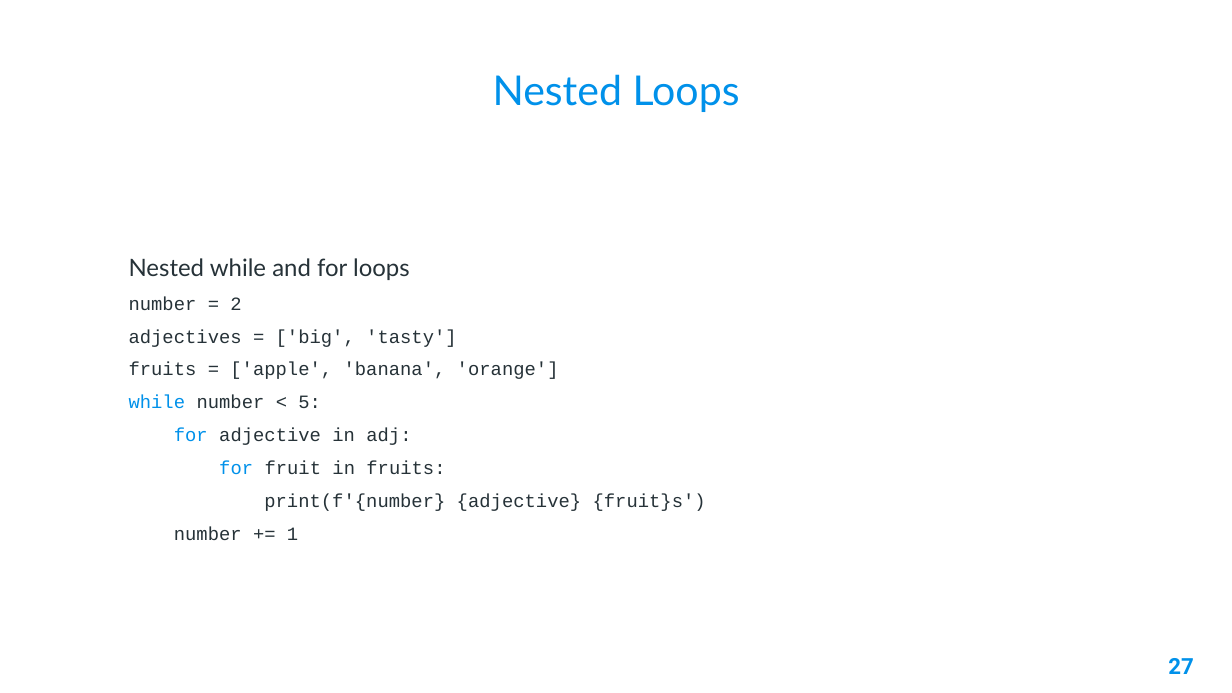
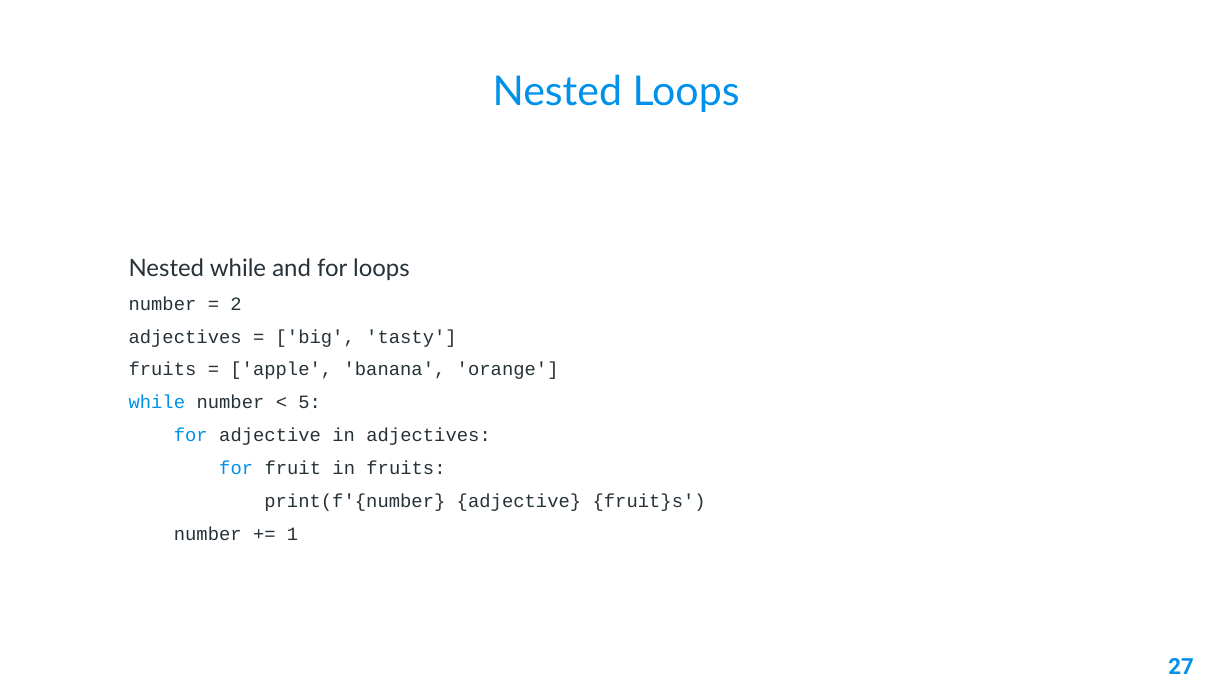
Before and after one commit to AleeRezaa/learn-python, a slide deck: slide 27 of Powerpoint/1 Python Basics.pptx. Drawn at 1232x693 pixels with LibreOffice and Linux fonts; fonts in the diff are those of the drawing; background and template pictures are left out. Boxes give left, top, right and bottom in pixels: in the first picture for what was removed or moved away, otherwise in the second. Text is boxed around its words. In the diff, an @@ line names an element or a change of style, - is before the commit and + after.

```diff
--- a/Powerpoint/1 Python Basics.pptx
+++ b/Powerpoint/1 Python Basics.pptx
@@ text at (174, 428, 490, 445): text changed @@
-for adjective in adj:
+for adjective in adjectives:
```
Also in this commit, not shown: 3 other slides changed, 1 other file.
